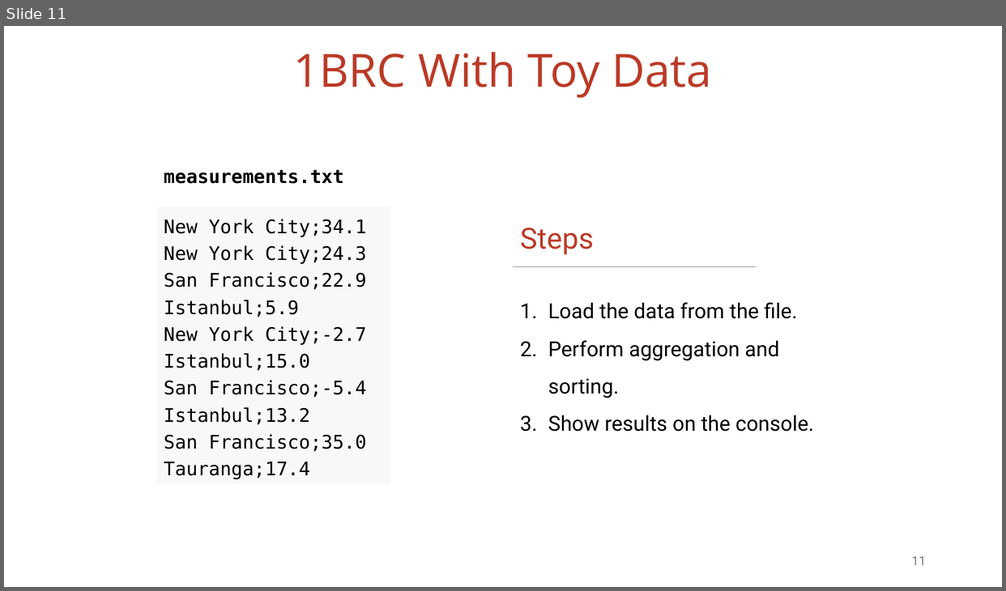
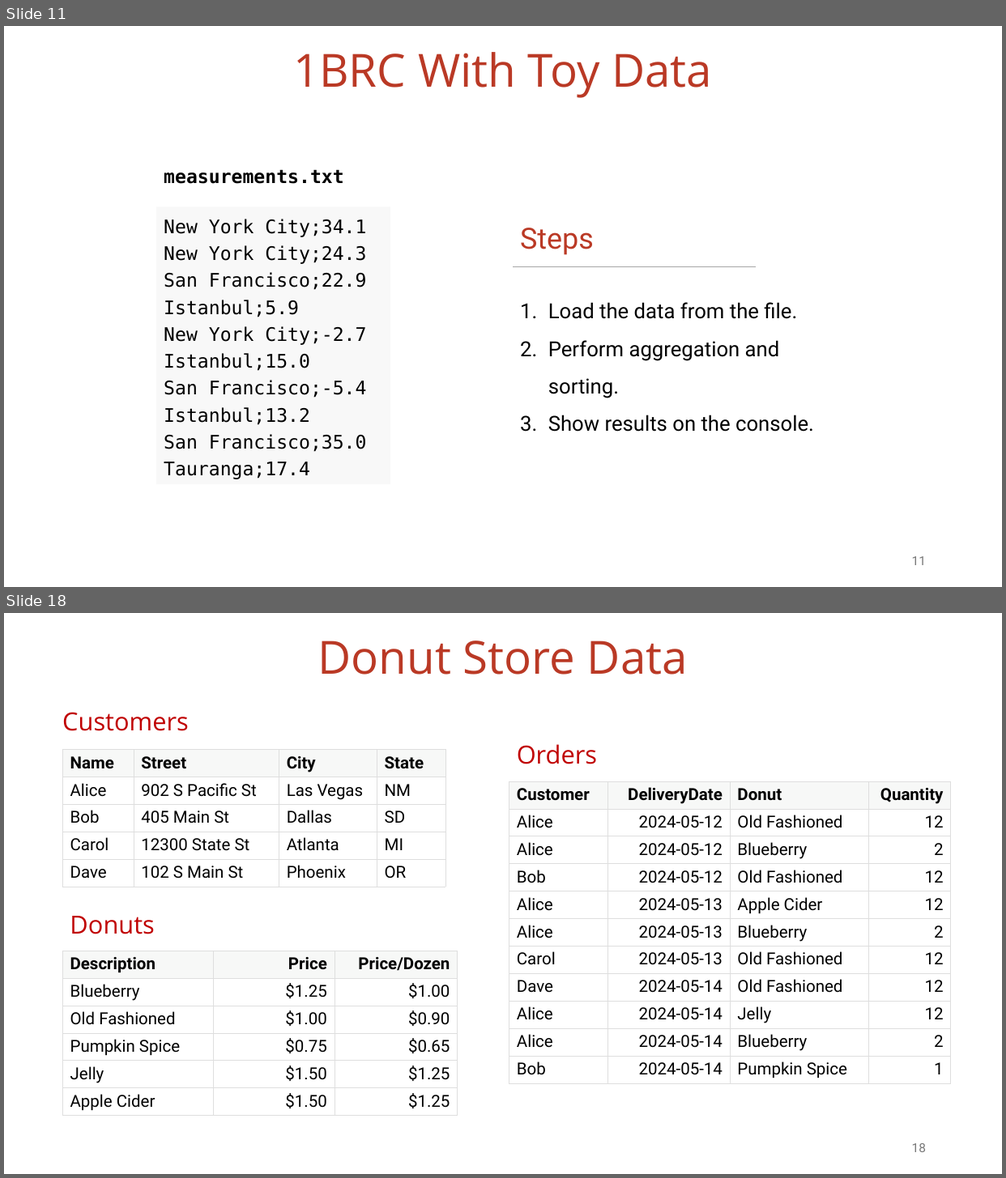
Before and after one commit to vmzakharov/missing-dataframe-talk, a slide deck: presentation/Missing_Dataframe_Short.pptx. Shown one above the other, each under a label of ours: slide 11 before the commit, slides 11 and 18 after it; the slides between them are not shown. The pictures are 1006x591 and 1006x1178 pixels, drawn with LibreOffice and Linux fonts; fonts in the diff are those of the drawing. Boxes give left, top, right and bottom in pixels: in the first picture for what was removed or moved away, otherwise in the second. Text is boxed around its words. In the diff, an @@ line names an element or a change of style, - is before the commit and + after.

```diff
--- a/presentation/Missing_Dataframe_Short.pptx
+++ b/presentation/Missing_Dataframe_Short.pptx
@@ slide 18 added at bbox=[4, 613, 1002, 1174], background #FFFFFF @@
@@ title added at bbox=[318, 641, 688, 675], 44 pt, text #BA3925 @@
+Donut Store Data
@@ text added at bbox=[62, 712, 189, 731], 24 pt, text #C00000 @@
+Customers
@@ table added at bbox=[62, 749, 445, 886], 5 rows, 4 columns @@
+Name | Street | City | State
+Alice | 902 S Pacific St | Las Vegas | NM
+Bob | 405 Main St | Dallas | SD
+Carol | 12300 State St | Atlanta | MI
+Dave | 102 S Main St | Phoenix | OR
@@ text added at bbox=[517, 744, 597, 764], 24 pt, text #C00000 @@
+Orders
@@ table added at bbox=[509, 781, 951, 1083], 11 rows, 4 columns @@
+Customer | DeliveryDate | Donut | Quantity
+Alice | 2024-05-12 | Old Fashioned | 12
+Alice | 2024-05-12 | Blueberry | 2
+Bob | 2024-05-12 | Old Fashioned | 12
+Alice | 2024-05-13 | Apple Cider | 12
+Alice | 2024-05-13 | Blueberry | 2
+Carol | 2024-05-13 | Old Fashioned | 12
+Dave | 2024-05-14 | Old Fashioned | 12
+Alice | 2024-05-14 | Jelly | 12
+Alice | 2024-05-14 | Blueberry | 2
+Bob | 2024-05-14 | Pumpkin Spice | 1
@@ text added at bbox=[70, 916, 154, 935], 24 pt, text #C00000 @@
+Donuts
@@ table added at bbox=[62, 951, 457, 1115], 6 rows, 3 columns @@
+Description | Price | Price/Dozen
+Blueberry | $1.25 | $1.00
+Old Fashioned | $1.00 | $0.90
+Pumpkin Spice | $0.75 | $0.65
+Jelly | $1.50 | $1.25
+Apple Cider | $1.50 | $1.25
@@ page number added at bbox=[912, 1144, 926, 1152], 12 pt, text #797979 @@
+18
```
Also in this commit, not shown: 7 slides changed, 12 other slides added, 2 other files.
